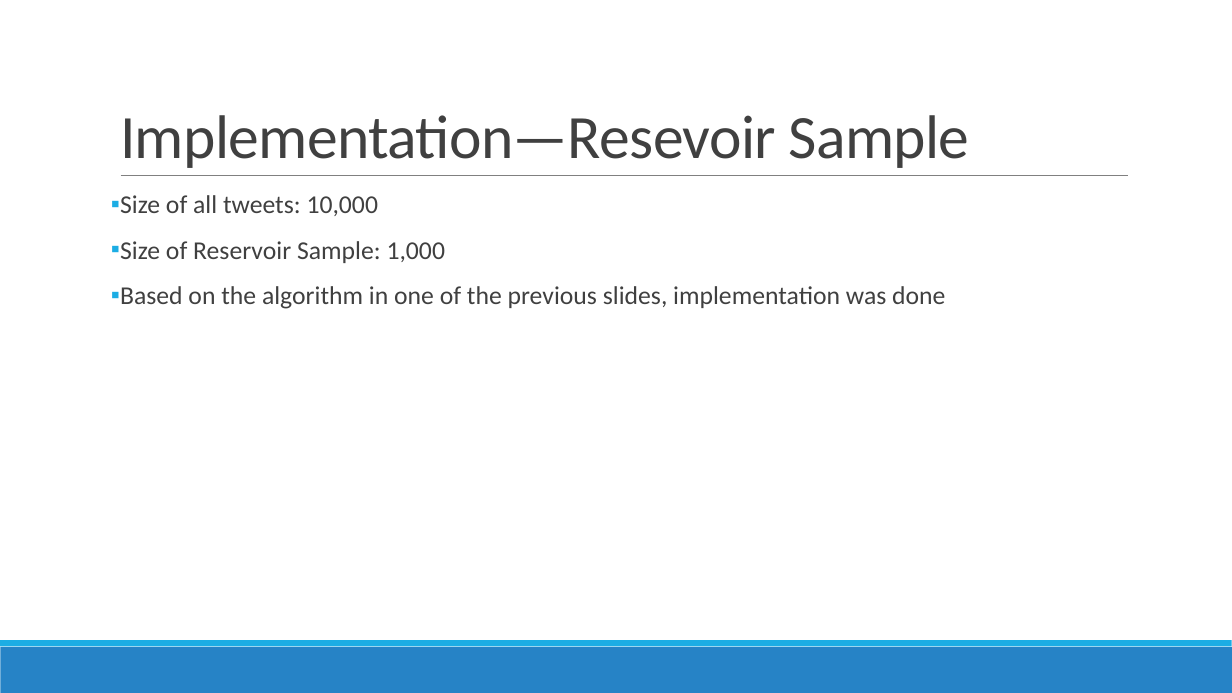
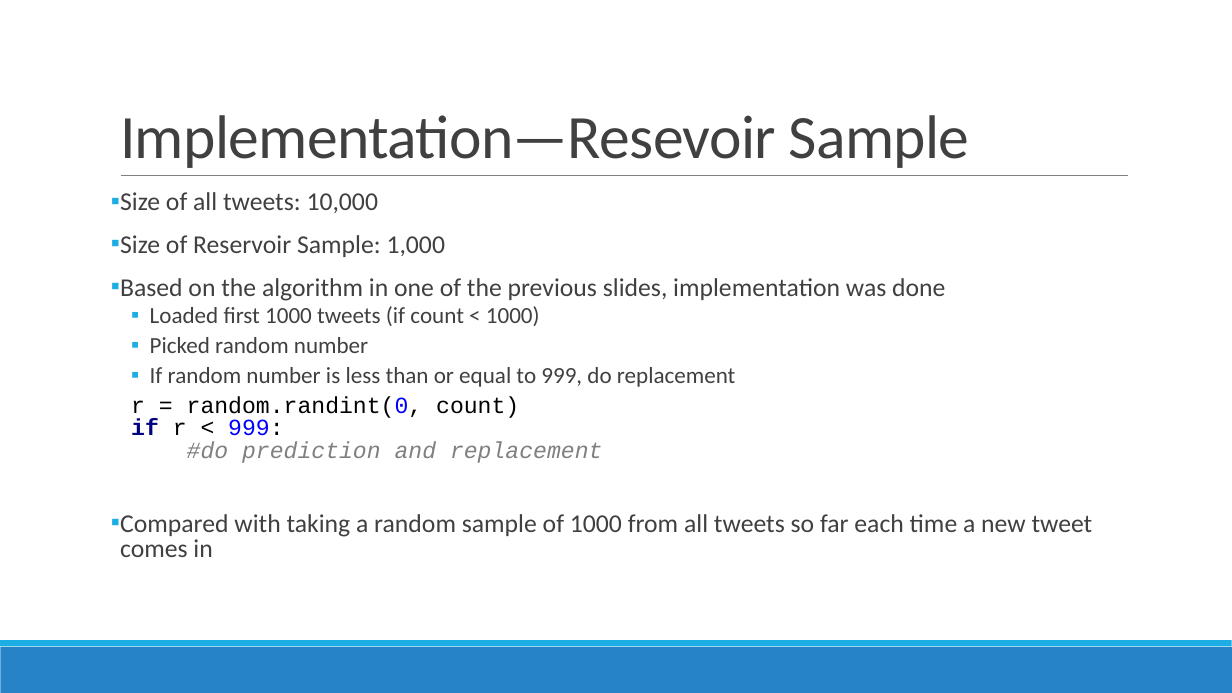
Before and after one commit to denniseh7/CS262, a slide deck: slide 18 of CS262_Project_Presentation_Dennis_Hsu.pptx (slide 17 before the commit). Drawn at 1232x693 pixels with LibreOffice and Linux fonts; fonts in the diff are those of the drawing. Boxes give left, top, right and bottom in pixels: in the first picture for what was removed or moved away, otherwise in the second. Text is boxed around its words. In the diff, an @@ line names an element or a change of style, - is before the commit and + after.

Commit message:
Finished remaking slides. Finished Project with Trump Tweets mined 12/6/16.

```diff
--- a/CS262_Project_Presentation_Dennis_Hsu.pptx
+++ b/CS262_Project_Presentation_Dennis_Hsu.pptx
@@ text at [120,192,945,301]: line spacing 0.9 to 0.8 @@
@@ text at [120,306,1093,557]: paragraphs added @@
+  ▪ Loaded first 1000 tweets (if count < 1000)
+  ▪ Picked random number
+  ▪ If random number is less than or equal to 999, do replacement
+  r = random.randint(0, count)
+  if r < 999:
+  #do prediction and replacement
+▪ Compared with taking a random sample of 1000 from all tweets so far each time a new tweet comes in
```
Also in this commit, not shown: 4 other slides changed, 5 slides added, 1 slide removed, 16 other files.
